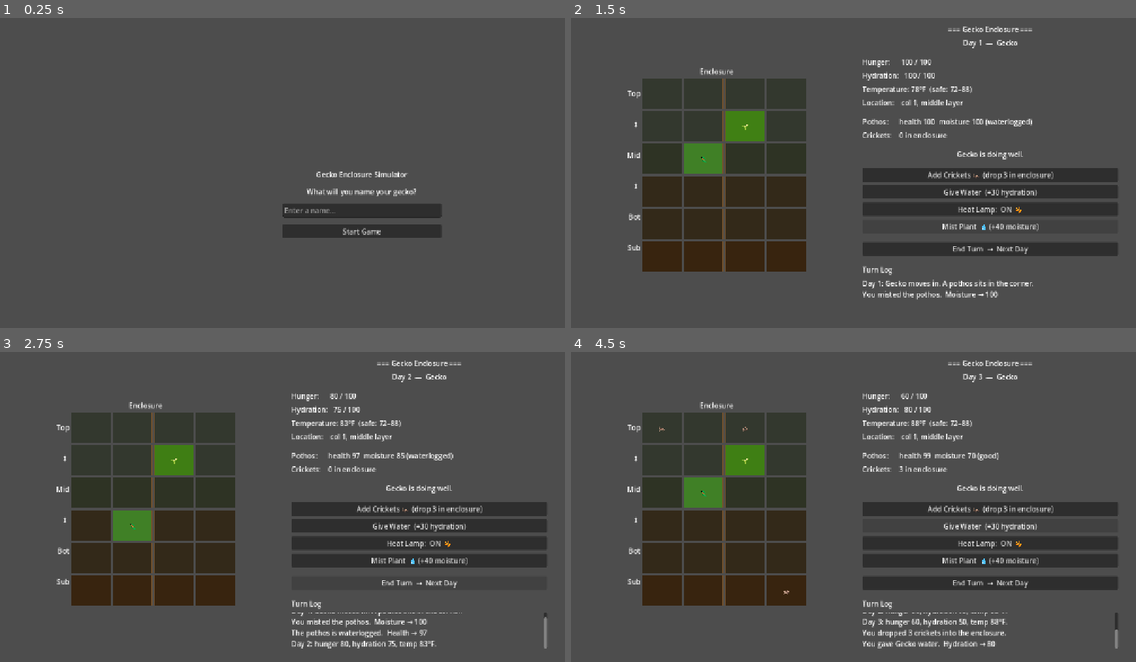
Above: before the commit, frames 1-4 (two rows, left to right).
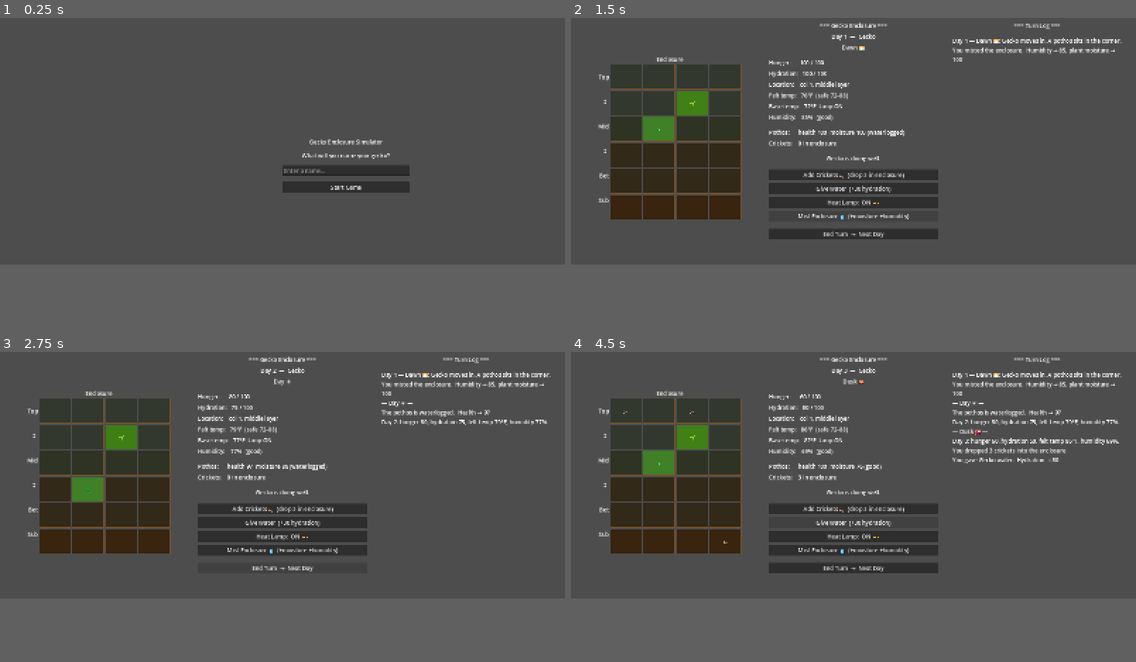
Above: after the commit, the same moments.

Repository: soapsmith/gecko-enclosure-simulator
Game: Godot game, scene res://scenes/main.tscn
Same seed, same stepped clock (60 frames per second), same inputs: the game is played once before the commit and once after it.
Inputs:
- Up to frame 1 (0.25 s): no input
- Up to frame 2 (1.5 s): click "Start Game" at 0.5 s; click "Mist Plant 💧 (+40 moisture)" (after the commit: "Mist Enclosure 💧 (+moisture +…") at 1.25 s
- Up to frame 3 (2.75 s): click "End Turn → Next Day" at 2 s
- Up to frame 4 (4.5 s): click "End Turn → Next Day" at 2.75 s; click "Add Crickets 🦗 (drop 3 in enc…" at 3.5 s; click "Give Water (+30 hydration)" at 4.25 s
In our replay, the window is 800x450 before the commit and 800x360 after it. These sizes can differ from the game's own. Grey fills any space a smaller window leaves; there, only what the larger window draws over its background counts as a difference.

The runs differ from the first frame. In frame 1, 4.3% of the frame differs, in the area x 50-79%, y 39-71%; in frame 2, 27%; in frame 3, 28%; in frame 4, 29%, in the area x 4-98%, y 1-96%.

Commit message:
Add climate system and 3-column layout
- Time of day cycles Dawn/Day/Dusk/Night each turn; announced in log
- Row-based temperature: top rows warmer, gecko thermoregulates by moving up/down
- Humidity stat drains each turn; misting raises both humidity and plant moisture
- Dry air increases thirst drain; plant recovers faster during Day phase
- Window widened to 1600px; turn log moved to dedicated third column

Co-Authored-By: Claude Sonnet 4.6 <noreply@anthropic.com>

Diff:
--- a/project.godot
+++ b/project.godot
@@ -22,7 +22,7 @@
 
 [display]
 
-window/size/viewport_width=1280
+window/size/viewport_width=1600
 window/size/viewport_height=720
 window/size/resizable=false
 window/stretch/mode="canvas_items"
--- a/scripts/Main.gd
+++ b/scripts/Main.gd
@@ -4,8 +4,10 @@
 var gecko_name: String = "Gecko"
 var hunger: int      = 100
 var hydration: int   = 100
-var temperature: int = 78
+var temperature: int = 72   # Base ambient temp (bottom of enclosure)
 var lamp_on: bool    = true
+var humidity: int    = 65   # Global humidity 0-100
+var time_of_day: int = 0    # 0=Dawn 1=Day 2=Dusk 3=Night, cycles each turn
 var day: int         = 1
 var alive: bool      = true
 
@@ -19,10 +21,9 @@
 const PLANT_X: int = 2
 const PLANT_Y: int = 1
 
-# Crickets — each entry is a Dictionary: {x, y, age}
-# They die after CRICKET_LIFESPAN turns if not eaten
+# Crickets
 var crickets: Array = []
-const CRICKET_LIFESPAN: int = 5
+const CRICKET_LIFESPAN: int      = 5
 const CRICKET_HUNGER_RESTORE: int = 25
 
 const GRID_COLS: int = 4
@@ -33,6 +34,12 @@
 const TEMP_SAFE_LOW: int  = 72
 const TEMP_SAFE_HIGH: int = 88
 
+# How much warmer each row feels vs the base temp (heat rises, lamp at top)
+# Index 0 = top row, index 5 = substrate
+const ROW_TEMP_BONUS: Array = [8, 6, 4, 2, 1, 0]
+
+const TIME_NAMES:  Array = ["Dawn 🌅", "Day ☀️", "Dusk 🌇", "Night 🌙"]
+
 const ROW_LABELS: Array = ["Top", "  ↕ ", "Mid", "  ↕ ", "Bot", "Sub"]
 
 # --- UI Nodes ---
@@ -41,9 +48,12 @@
 var game_screen: Control
 
 var day_label: Label
+var time_label: Label
 var hunger_label: Label
 var hydration_label: Label
-var temperature_label: Label
+var base_temp_label: Label
+var felt_temp_label: Label
+var humidity_label: Label
 var position_label: Label
 var plant_label: Label
 var cricket_label: Label
@@ -114,7 +124,7 @@
 	gecko_name = entered if entered.length() > 0 else "Gecko"
 	name_screen.hide()
 	game_screen.show()
-	_log("Day 1: %s moves in. A pothos sits in the corner." % gecko_name)
+	_log("Day 1 — %s: %s moves in. A pothos sits in the corner." % [TIME_NAMES[time_of_day], gecko_name])
 	_update_display()
 
 
@@ -141,6 +151,7 @@
 
 	_build_grid_column(hbox)
 	_build_stats_column(hbox)
+	_build_log_column(hbox)
 
 
 func _build_grid_column(parent: Node) -> void:
@@ -192,6 +203,30 @@
 			tile_labels[idx] = lbl
 
 
+func _build_log_column(parent: Node) -> void:
+	var col = VBoxContainer.new()
+	col.size_flags_horizontal = Control.SIZE_EXPAND_FILL
+	col.size_flags_vertical   = Control.SIZE_EXPAND_FILL
+	col.add_theme_constant_override("separation", 8)
+	parent.add_child(col)
+
+	var log_title = Label.new()
+	log_title.text = "=== Turn Log ==="
+	log_title.horizontal_alignment = HORIZONTAL_ALIGNMENT_CENTER
+	col.add_child(log_title)
+
+	col.add_child(HSeparator.new())
+
+	log_scroll = ScrollContainer.new()
+	log_scroll.size_flags_vertical = Control.SIZE_EXPAND_FILL
+	col.add_child(log_scroll)
+
+	log_container = VBoxContainer.new()
+	log_container.size_flags_horizontal = Control.SIZE_EXPAND_FILL
+	log_container.add_theme_constant_override("separation", 4)
+	log_scroll.add_child(log_container)
+
+
 func _build_stats_column(parent: Node) -> void:
 	var right = VBoxContainer.new()
 	right.size_flags_horizontal = Control.SIZE_EXPAND_FILL
@@ -208,12 +243,18 @@
 	day_label.horizontal_alignment = HORIZONTAL_ALIGNMENT_CENTER
 	right.add_child(day_label)
 
+	time_label = Label.new()
+	time_label.horizontal_alignment = HORIZONTAL_ALIGNMENT_CENTER
+	right.add_child(time_label)
+
 	right.add_child(HSeparator.new())
 
-	hunger_label      = Label.new(); right.add_child(hunger_label)
-	hydration_label   = Label.new(); right.add_child(hydration_label)
-	temperature_label = Label.new(); right.add_child(temperature_label)
-	position_label    = Label.new(); right.add_child(position_label)
+	hunger_label    = Label.new(); right.add_child(hunger_label)
+	hydration_label = Label.new(); right.add_child(hydration_label)
+	position_label  = Label.new(); right.add_child(position_label)
+	felt_temp_label = Label.new(); right.add_child(felt_temp_label)
+	base_temp_label = Label.new(); right.add_child(base_temp_label)
+	humidity_label  = Label.new(); right.add_child(humidity_label)
 
 	right.add_child(HSeparator.new())
 
@@ -244,7 +285,7 @@
 	right.add_child(lamp_button)
 
 	mist_button = Button.new()
-	mist_button.text = "Mist Plant  💧 (+40 moisture)"
+	mist_button.text = "Mist Enclosure 💧  (+moisture +humidity)"
 	mist_button.pressed.connect(_on_mist_pressed)
 	right.add_child(mist_button)
 
@@ -261,21 +302,6 @@
 	restart_button.hide()
 	right.add_child(restart_button)
 
-	right.add_child(HSeparator.new())
-
-	var log_title = Label.new()
-	log_title.text = "Turn Log"
-	right.add_child(log_title)
-
-	log_scroll = ScrollContainer.new()
-	log_scroll.size_flags_vertical = Control.SIZE_EXPAND_FILL
-	log_scroll.custom_minimum_size = Vector2(0, 80)
-	right.add_child(log_scroll)
-
-	log_container = VBoxContainer.new()
-	log_container.size_flags_horizontal = Control.SIZE_EXPAND_FILL
-	log_container.add_theme_constant_override("separation", 2)
-	log_scroll.add_child(log_container)
 
 
 # ══════════════════════════════════════════════════════════════
@@ -302,40 +328,59 @@
 
 func _on_mist_pressed() -> void:
 	if not alive: return
-	if not plant_alive:
-		_log("The plant is dead — nothing to mist.")
-		return
-	plant_moisture = min(100, plant_moisture + 40)
-	_log("You misted the pothos.  Moisture → %d" % plant_moisture)
+	humidity = min(100, humidity + 20)
+	if plant_alive:
+		plant_moisture = min(100, plant_moisture + 40)
+		_log("You misted the enclosure.  Humidity → %d, plant moisture → %d" % [humidity, plant_moisture])
+	else:
+		_log("You misted the enclosure.  Humidity → %d" % humidity)
 	_update_display()
 
 func _on_end_turn_pressed() -> void:
 	if not alive: return
-	day       += 1
-	hunger     = max(0, hunger    - 20)
-	hydration  = max(0, hydration - 25)
+
+	# Advance time of day and announce phase changes
+	var prev_time = time_of_day
+	time_of_day = (time_of_day + 1) % 4
+	if time_of_day != prev_time:
+		_log("— %s —" % TIME_NAMES[time_of_day])
+
+	day      += 1
+	hunger    = max(0, hunger    - 20)
+
+	# Dry air makes the gecko thirstier
+	var thirst_drain = 25 + (10 if humidity < 40 else 0)
+	hydration = max(0, hydration - thirst_drain)
+
+	# Lamp raises base temp; it cools overnight without it
 	if lamp_on:
 		temperature = min(TEMP_MAX, temperature + 5)
 	else:
 		temperature = max(TEMP_MIN, temperature - 5)
 
+	# Humidity drops naturally each turn
+	humidity = max(0, humidity - 8)
+
 	_move_gecko()
 	_gecko_hunt()
 	_advance_plant()
 	_age_crickets()
 
+	# Gecko's felt temp depends on its row
+	var felt = _felt_temp()
 	var events: Array = []
-	if hunger      == 0: events.append("starved")
-	if hydration   == 0: events.append("dehydrated")
-	if temperature <= TEMP_MIN: events.append("froze")
-	if temperature >= TEMP_MAX: events.append("overheated")
+	if hunger      == 0:           events.append("starved")
+	if hydration   == 0:           events.append("dehydrated")
+	if felt        <= TEMP_MIN:    events.append("froze")
+	if felt        >= TEMP_MAX:    events.append("overheated")
 
 	if events.size() > 0:
 		alive = false
 		_log("Day %d: %s %s — game over." % [day, gecko_name, ", ".join(events)])
 	else:
-		var summary = "Day %d: hunger %d, hydration %d, temp %d°F." % [day, hunger, hydration, temperature]
-		if hunger < 30 or hydration < 30 or temperature < TEMP_SAFE_LOW or temperature > TEMP_SAFE_HIGH:
+		var summary = "Day %d: hunger %d, hydration %d, felt temp %d°F, humidity %d%%." \
+			% [day, hunger, hydration, felt, humidity]
+		if _has_warnings():
 			summary += "  ⚠ Needs attention!"
 		_log(summary)
 
@@ -344,8 +389,10 @@
 func _on_restart_pressed() -> void:
 	hunger         = 100
 	hydration      = 100
-	temperature    = 78
+	temperature    = 72
 	lamp_on        = true
+	humidity       = 65
+	time_of_day    = 0
 	day            = 1
 	alive          = true
 	gecko_x        = 1
@@ -361,6 +408,21 @@
 
 
 # ══════════════════════════════════════════════════════════════
+# CLIMATE
+# ══════════════════════════════════════════════════════════════
+
+func _felt_temp() -> int:
+	# Gecko feels the base temp plus the warmth bonus of its current row
+	return temperature + ROW_TEMP_BONUS[gecko_y]
+
+func _humidity_desc() -> String:
+	if humidity < 30: return "very dry ⚠"
+	if humidity < 50: return "dry"
+	if humidity > 85: return "very humid"
+	return "good"
+
+
+# ══════════════════════════════════════════════════════════════
 # CRICKET LOGIC
 # ══════════════════════════════════════════════════════════════
 
@@ -371,16 +433,14 @@
 		attempts += 1
 		var x = randi() % GRID_COLS
 		var y = randi() % GRID_ROWS
-		# Don't spawn on gecko or plant tile, or on an existing cricket
 		if x == gecko_x and y == gecko_y: continue
-		if x == PLANT_X and y == PLANT_Y: continue
+		if x == PLANT_X  and y == PLANT_Y:  continue
 		if _cricket_at(x, y) != -1: continue
 		crickets.append({"x": x, "y": y, "age": 0})
 		spawned += 1
 	return spawned
 
 func _cricket_at(x: int, y: int) -> int:
-	# Returns index of cricket at (x,y), or -1 if none
 	for i in range(crickets.size()):
 		if crickets[i].x == x and crickets[i].y == y:
 			return i
@@ -412,7 +472,19 @@
 
 func _advance_plant() -> void:
 	if not plant_alive: return
+
 	plant_moisture = max(0, plant_moisture - 15)
+
+	# High humidity slows drying a little
+	if humidity > 60:
+		plant_moisture = min(100, plant_moisture + 3)
+
+	# Light bonus during Day phase
+	var light_bonus = 0
+	if time_of_day == 1:    light_bonus = 3   # full day
+	elif time_of_day == 0 or time_of_day == 2:
+		light_bonus = 1                        # dawn / dusk
+
 	if plant_moisture < 20:
 		plant_health = max(0, plant_health - 10)
 		_log("The pothos is drying out!  Health → %d" % plant_health)
@@ -420,20 +492,21 @@
 		plant_health = max(0, plant_health - 3)
 		_log("The pothos is waterlogged.  Health → %d" % plant_health)
 	else:
-		plant_health = min(100, plant_health + 2)
+		plant_health = min(100, plant_health + 2 + light_bonus)
+
 	if plant_health == 0:
 		plant_alive = false
 		_log("The pothos has died. 🍂")
 
 
 # ══════════════════════════════════════════════════════════════
-# HELPERS
+# GECKO MOVEMENT
 # ══════════════════════════════════════════════════════════════
 
 func _move_gecko() -> void:
 	var dirs = [Vector2i(-1,0), Vector2i(1,0), Vector2i(0,-1), Vector2i(0,1)]
 
-	# If a cricket is adjacent, move straight to it
+	# Adjacent cricket — always move to it
 	for d in dirs:
 		var nx = gecko_x + d.x
 		var ny = gecko_y + d.y
@@ -443,7 +516,16 @@
 				gecko_y = ny
 				return
 
-	# If a cricket is within 2 tiles, move toward the nearest one (70% chance)
+	# Thermoregulation: if too hot move down, if too cold move up
+	var felt = _felt_temp()
+	if felt > TEMP_SAFE_HIGH and gecko_y < GRID_ROWS - 1:
+		gecko_y += 1
+		return
+	if felt < TEMP_SAFE_LOW and gecko_y > 0:
+		gecko_y -= 1
+		return
+
+	# Bias toward nearest cricket (70% chance)
 	var nearest = _nearest_cricket()
 	if nearest != Vector2i(-1, -1) and randf() < 0.7:
 		var best_dir = Vector2i(0, 0)
@@ -461,7 +543,7 @@
 			gecko_y += best_dir.y
 			return
 
-	# Otherwise wander randomly
+	# Random wander
 	dirs.shuffle()
 	for d in dirs:
 		var nx = gecko_x + d.x
@@ -481,6 +563,11 @@
 			best = Vector2i(c.x, c.y)
 	return best
 
+
+# ══════════════════════════════════════════════════════════════
+# HELPERS
+# ══════════════════════════════════════════════════════════════
+
 func _log(text: String) -> void:
 	var lbl = Label.new()
 	lbl.text = text
@@ -490,17 +577,20 @@
 	await get_tree().process_frame
 	log_scroll.scroll_vertical = log_scroll.get_v_scroll_bar().max_value
 
+func _has_warnings() -> bool:
+	var felt = _felt_temp()
+	return hunger < 30 or hydration < 30 \
+		or felt < TEMP_SAFE_LOW or felt > TEMP_SAFE_HIGH \
+		or humidity < 30 \
+		or (plant_alive and plant_moisture < 20) \
+		or (crickets.is_empty() and hunger < 50)
+
 func _tile_emoji(x: int, y: int) -> String:
-	var has_gecko   = (x == gecko_x and y == gecko_y)
-	var has_plant   = (plant_alive and x == PLANT_X and y == PLANT_Y)
-	var has_dead    = (not plant_alive and x == PLANT_X and y == PLANT_Y)
-	var has_cricket = (_cricket_at(x, y) != -1)
-	# Build up the tile contents
 	var parts: Array = []
-	if has_gecko:   parts.append("🦎")
-	if has_plant:   parts.append("🌱")
-	if has_dead:    parts.append("🍂")
-	if has_cricket: parts.append("🦗")
+	if x == gecko_x and y == gecko_y:                    parts.append("🦎")
+	if plant_alive  and x == PLANT_X and y == PLANT_Y:   parts.append("🌱")
+	if not plant_alive and x == PLANT_X and y == PLANT_Y: parts.append("🍂")
+	if _cricket_at(x, y) != -1:                           parts.append("🦗")
 	return "".join(parts)
 
 func _tile_color(x: int, y: int) -> Color:
@@ -509,10 +599,12 @@
 	if plant_alive and x == PLANT_X and y == PLANT_Y:
 		var t = plant_health / 100.0
 		return Color(0.10 + 0.15 * t, 0.30 + 0.20 * t, 0.08)
+	# Night darkens the top rows slightly
+	var night_dim = 0.04 if time_of_day == 3 else 0.0
 	if y == GRID_ROWS - 1:  return Color(0.22, 0.14, 0.06)
 	if y >= GRID_ROWS - 3:  return Color(0.20, 0.16, 0.10)
-	if y >= 2:              return Color(0.18, 0.20, 0.14)
-	return Color(0.20, 0.22, 0.18)
+	if y >= 2:              return Color(0.18, 0.20 - night_dim, 0.14)
+	return Color(0.20, 0.22 - night_dim, 0.18)
 
 func _make_stylebox(color: Color) -> StyleBoxFlat:
 	var s = StyleBoxFlat.new()
@@ -524,43 +616,50 @@
 func _plant_status_text() -> String:
 	if not plant_alive:
 		return "Pothos:      dead 🍂"
-	var moisture_desc: String
-	if plant_moisture < 20:   moisture_desc = "bone dry ⚠"
-	elif plant_moisture < 40: moisture_desc = "dry"
-	elif plant_moisture > 80: moisture_desc = "waterlogged"
-	else:                     moisture_desc = "good"
-	return "Pothos:      health %d  moisture %d (%s)" % [plant_health, plant_moisture, moisture_desc]
+	var desc: String
+	if plant_moisture < 20:   desc = "bone dry ⚠"
+	elif plant_moisture < 40: desc = "dry"
+	elif plant_moisture > 80: desc = "waterlogged"
+	else:                     desc = "good"
+	return "Pothos:      health %d  moisture %d (%s)" % [plant_health, plant_moisture, desc]
 
 func _update_display() -> void:
+	# Grid
 	for y in range(GRID_ROWS):
 		for x in range(GRID_COLS):
 			var idx = y * GRID_COLS + x
 			tile_panels[idx].add_theme_stylebox_override("panel", _make_stylebox(_tile_color(x, y)))
 			tile_labels[idx].text = _tile_emoji(x, y)
 
-	day_label.text         = "Day %d  —  %s" % [day, gecko_name]
-	hunger_label.text      = "Hunger:      %d / 100" % hunger
-	hydration_label.text   = "Hydration:   %d / 100" % hydration
-	temperature_label.text = "Temperature: %d°F  (safe: %d–%d)" % [temperature, TEMP_SAFE_LOW, TEMP_SAFE_HIGH]
-	lamp_button.text       = "Heat Lamp:  %s" % ("ON  🔆" if lamp_on else "OFF  🌑")
-	plant_label.text       = _plant_status_text()
-	cricket_label.text     = "Crickets:    %d in enclosure" % crickets.size()
-	mist_button.disabled   = not plant_alive
-
+	var felt = _felt_temp()
 	var layer: String
-	if gecko_y <= 1:   layer = "top layer"
-	elif gecko_y <= 3: layer = "middle layer"
-	elif gecko_y == 4: layer = "bottom layer"
+	if gecko_y <= 1:   layer = "top"
+	elif gecko_y <= 3: layer = "middle"
+	elif gecko_y == 4: layer = "bottom"
 	else:              layer = "substrate"
-	position_label.text = "Location:    col %d, %s" % [gecko_x, layer]
-
+
+	day_label.text      = "Day %d  —  %s" % [day, gecko_name]
+	time_label.text     = TIME_NAMES[time_of_day]
+	hunger_label.text   = "Hunger:      %d / 100" % hunger
+	hydration_label.text = "Hydration:   %d / 100" % hydration
+	position_label.text = "Location:    col %d, %s layer" % [gecko_x, layer]
+	felt_temp_label.text = "Felt temp:   %d°F  (safe %d–%d)" % [felt, TEMP_SAFE_LOW, TEMP_SAFE_HIGH]
+	base_temp_label.text = "Base temp:   %d°F  lamp %s" % [temperature, "ON" if lamp_on else "OFF"]
+	humidity_label.text  = "Humidity:    %d%%  (%s)" % [humidity, _humidity_desc()]
+	lamp_button.text     = "Heat Lamp:  %s" % ("ON  🔆" if lamp_on else "OFF  🌑")
+	plant_label.text     = _plant_status_text()
+	cricket_label.text   = "Crickets:    %d in enclosure" % crickets.size()
+	mist_button.disabled = false
+
+	# Warnings
 	var warnings: Array = []
-	if hunger      < 30:                 warnings.append("hungry")
-	if hydration   < 30:                 warnings.append("thirsty")
-	if temperature < TEMP_SAFE_LOW:      warnings.append("too cold")
-	if temperature > TEMP_SAFE_HIGH:     warnings.append("too hot")
-	if plant_alive and plant_moisture < 20: warnings.append("plant needs water")
-	if crickets.is_empty() and hunger < 50: warnings.append("no crickets in enclosure")
+	if hunger      < 30:                          warnings.append("hungry")
+	if hydration   < 30:                          warnings.append("thirsty")
+	if felt        < TEMP_SAFE_LOW:               warnings.append("too cold")
+	if felt        > TEMP_SAFE_HIGH:              warnings.append("too hot")
+	if humidity    < 30:                          warnings.append("air too dry")
+	if plant_alive and plant_moisture < 20:       warnings.append("plant needs water")
+	if crickets.is_empty() and hunger < 50:       warnings.append("no crickets in enclosure")
 
 	if not alive:
 		status_label.text              = "%s didn't make it. Try again!" % gecko_name
